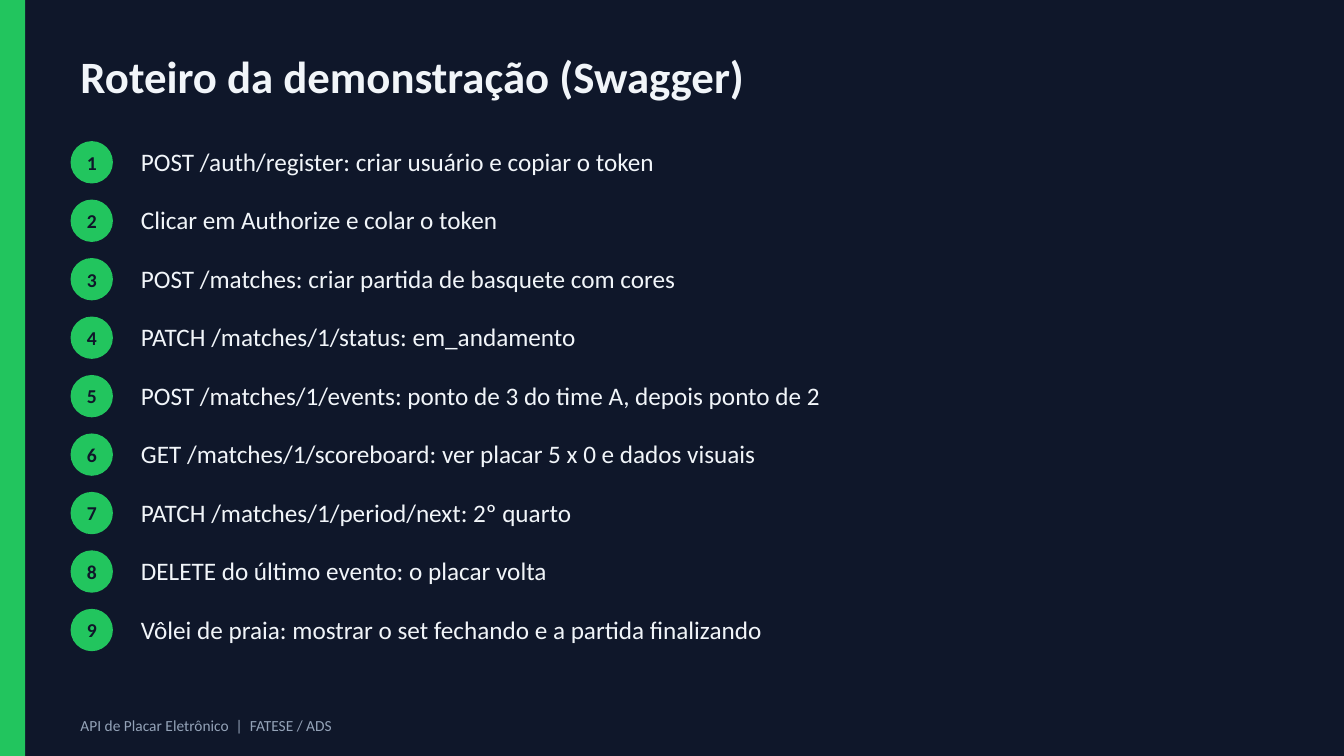
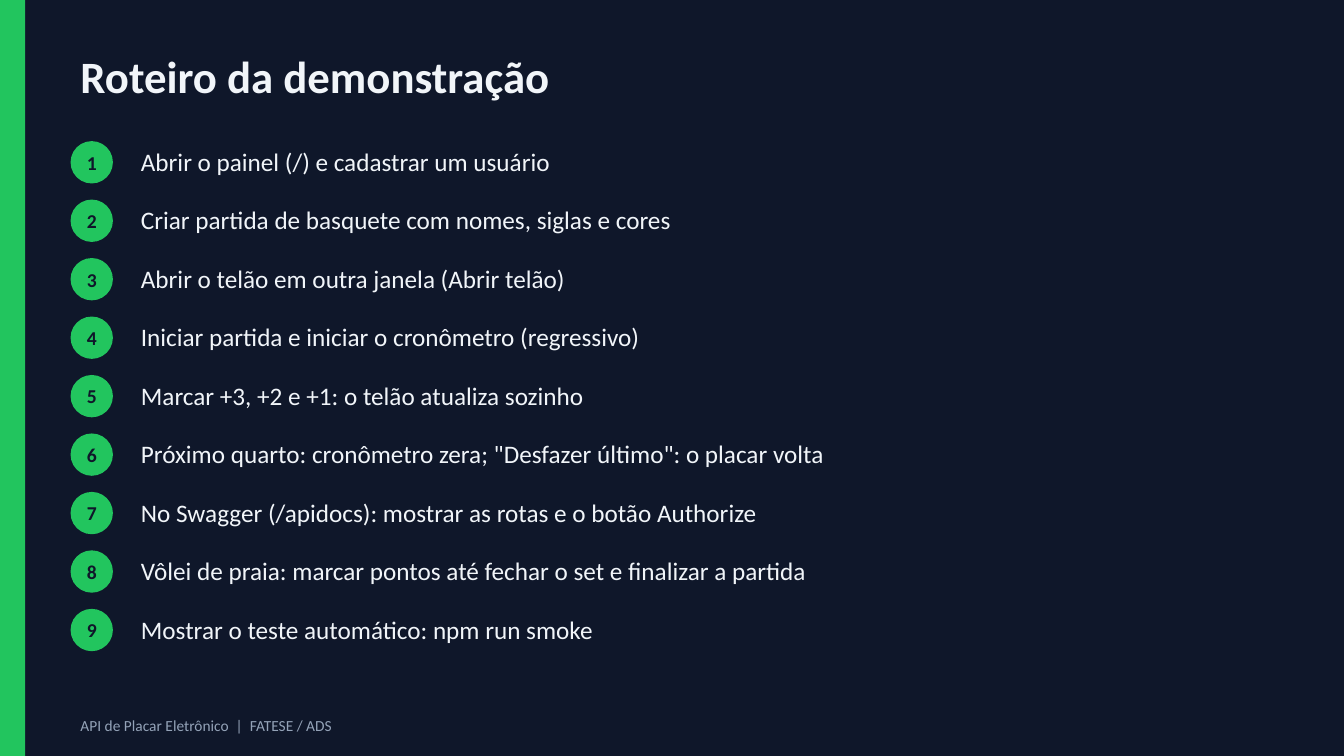
Before and after one commit to chiltonjoseadol/placar-eletronico-api, a slide deck: slide 13 of docs/Apresentacao-Placar.pptx (slide 12 before the commit). Drawn at 1344x756 pixels with LibreOffice and Linux fonts; fonts in the diff are those of the drawing. Boxes give left, top, right and bottom in pixels: in the first picture for what was removed or moved away, otherwise in the second. Text is boxed around its words. In the diff, an @@ line names an element or a change of style, - is before the commit and + after.

Commit message:
feat: front-end (painel e telao), cronometro no servidor e apresentacao atualizada

```diff
--- a/docs/Apresentacao-Placar.pptx
+++ b/docs/Apresentacao-Placar.pptx
@@ text at [80,61,549,101]: text changed @@
-Roteiro da demonstração (Swagger)
+Roteiro da demonstração
@@ text at [141,153,549,175]: text changed @@
-POST /auth/register: criar usuário e copiar o token
+Abrir o painel (/) e cadastrar um usuário
@@ text at [141,211,671,234]: text changed @@
-Clicar em Authorize e colar o token
+Criar partida de basquete com nomes, siglas e cores
@@ text at [141,270,564,293]: text changed @@
-POST /matches: criar partida de basquete com cores
+Abrir o telão em outra janela (Abrir telão)
@@ text at [141,327,639,351]: text changed @@
-PATCH /matches/1/status: em_andamento
+Iniciar partida e iniciar o cronômetro (regressivo)
@@ text at [141,387,583,408]: text changed @@
-POST /matches/1/events: ponto de 3 do time A, depois ponto de 2
+Marcar +3, +2 e +1: o telão atualiza sozinho
@@ text at [141,445,823,467]: text changed @@
-GET /matches/1/scoreboard: ver placar 5 x 0 e dados visuais
+Próximo quarto: cronômetro zera; "Desfazer último": o placar volta
@@ text at [141,504,756,527]: text changed @@
-PATCH /matches/1/period/next: 2º quarto
+No Swagger (/apidocs): mostrar as rotas e o botão Authorize
@@ text at [141,562,805,584]: text changed @@
-DELETE do último evento: o placar volta
+Vôlei de praia: marcar pontos até fechar o set e finalizar a partida
@@ text at [141,621,592,643]: text changed @@
-Vôlei de praia: mostrar o set fechando e a partida finalizando
+Mostrar o teste automático: npm run smoke
```
Also in this commit, not shown: 3 other slides changed, 1 slide added, 15 other files.
